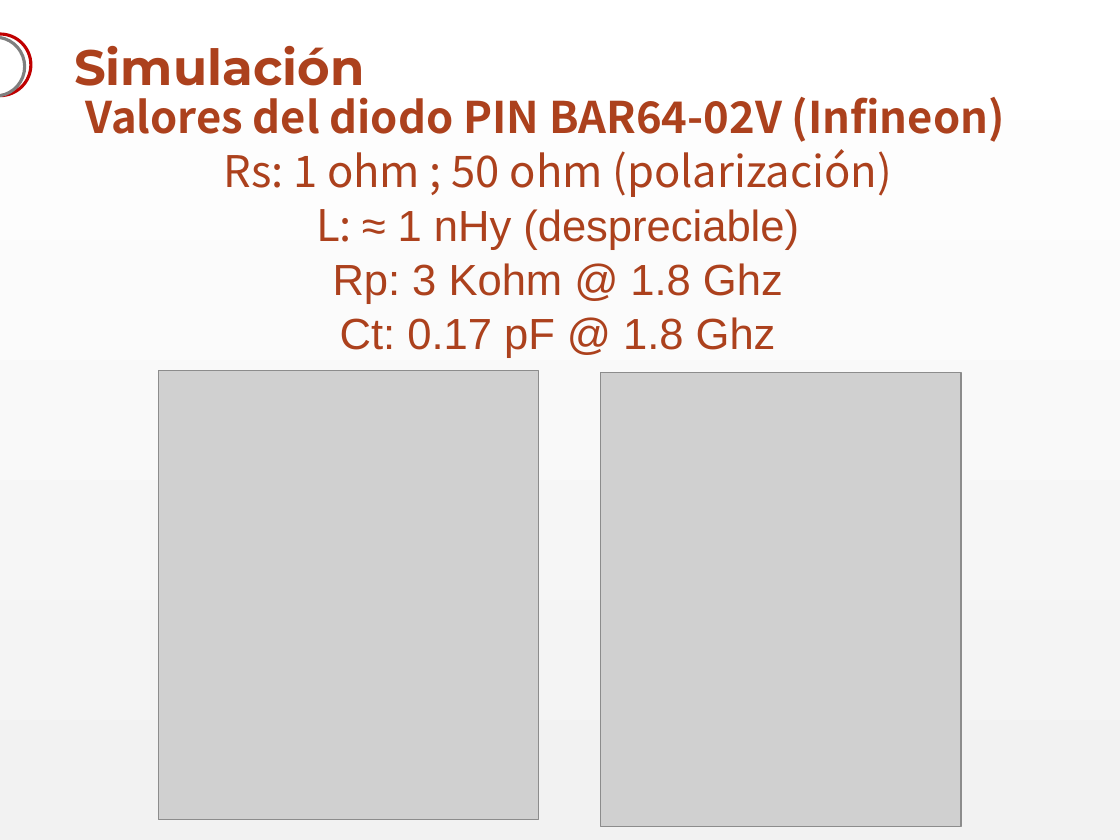
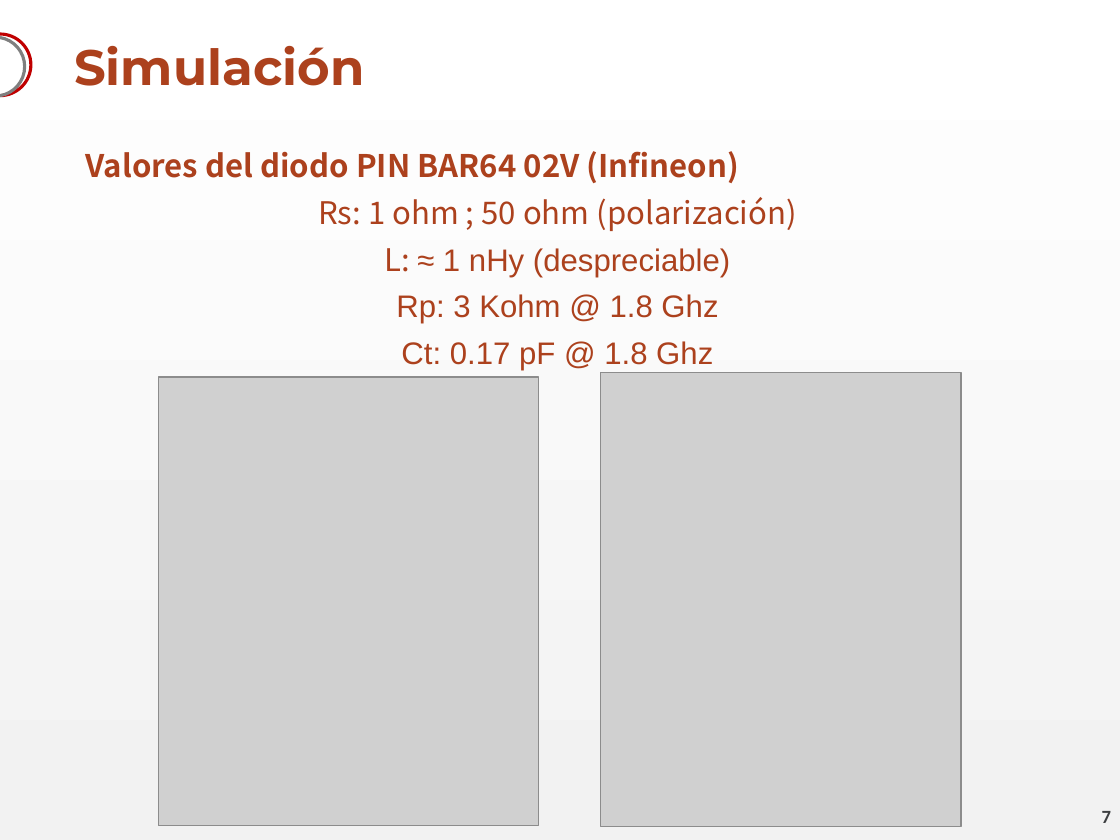
Before and after one commit to akukulanski/RF_Switch_3GHz, a slide deck: slide 7 of Presentación/RF Switch.pptx. Drawn at 1120x840 pixels with LibreOffice and Linux fonts; fonts in the diff are those of the drawing; grey boxes stand for pictures; background and template pictures are left out. Boxes give left, top, right and bottom in pixels: in the first picture for what was removed or moved away, otherwise in the second. Text is boxed around its words. In the diff, an @@ line names an element or a change of style, - is before the commit and + after.

```diff
--- a/Presentación/RF Switch.pptx
+++ b/Presentación/RF Switch.pptx
@@ text "Valores del diodo PIN BAR64 ...": place and size @@
-text "Valores del diodo PIN BAR64 ..." at [86,97,1005,358]
+text "Valores del diodo PIN BAR64 ..." at [86,151,797,370]
@@ text at [86,151,739,183]: text changed; size 28 to 20 pt @@
-Valores del diodo PIN BAR64-02V (Infineon)
+Valores del diodo PIN BAR64 02V (Infineon)
@@ text at [318,197,797,370]: size 28 to 20 pt in "Rs: 1 ohm ; 50 ohm (polarización)", "L: ≈ 1 nHy (despreciable)", "Rp: 3 Kohm @ 1.8 Ghz", "Ct: 0.17 pF @ 1.8 Ghz" @@
@@ picture: place and size @@
-picture at [158,371,538,820]
+picture at [158,377,538,827]
@@ page number added at [1102,811,1111,823], 12 pt, text #3D3F41, bold @@
+7
```
Also in this commit, not shown: 14 other slides changed, 1 slide added, 1 slide removed.
